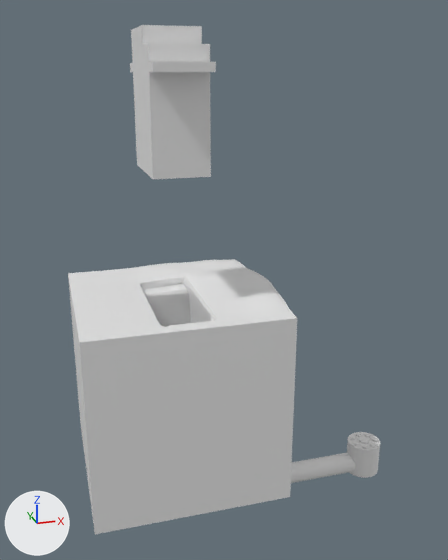
Before and after pictures for a commit that changed the Blender file myFile.groovy.blend.
The view is the same before and after, from a camera (50 mm lens) standing at (-0.0291, -0.1504, 0.1197) and looking at (0.015, 0.0024, 0.0665). Lighting does not change. The marker at lower left points along +X, +Y and +Z.

The first picture shows 'TheCube8017465661209772893.stl6456631590119552560', 'hobbyServo-mg92b5698317622410645629.stl1488660053531072474', 'upperArm8507293704927334239.stl6159636480710919651'.
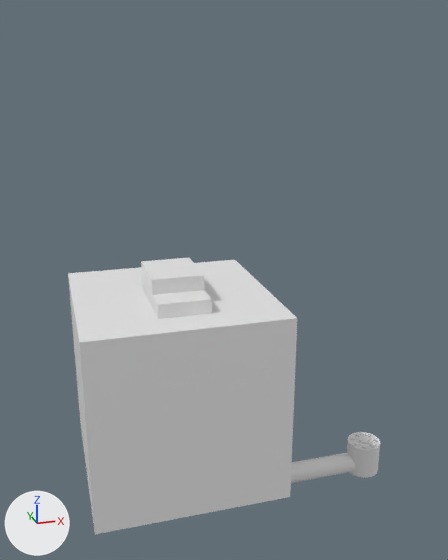
Location of each change, [x1, y1, x2, y2] in pixels of the pictures (448 x 560 px):
'TheCube8017465661209772893.stl6456631590119552560', reshaped: before [68, 259, 297, 534]; after [68, 260, 297, 534]
'hobbyServo-mg92b5698317622410645629.stl1488660053531072474', moved: before [130, 25, 216, 179]; after [140, 258, 216, 326]
part 1 of me_thecube8017465661209772893_stl6456631590119552560, cut back: before [125, 259, 296, 330]; after [125, 260, 235, 330]

What the commit changed:
me_thecube8017465661209772893_stl6456631590119552560 is used by ob_thecube8017465661209772893_stl6456631590119552560; location (0.0, 0.0, 0.04).
me_thecube8017465661209772893_stl6456631590119552560 had 17368 vertices, 17366 faces and spanned x -0.025..0.0271, y -0.025..0.0256, z -0.025..0.0274.
me_thecube8017465661209772893_stl6456631590119552560 now has 36 vertices, 56 faces and spans x -0.025..0.025, y -0.025..0.025, z -0.025..0.025.
me_thecube8017465661209772893_stl6456631590119552560 part 1: 17354 vertices removed from x -0.025..0.0271, y -0.025..0.0256, z -0.025..0.0274; 22 vertices added at x -0.0065..0.0065, y -0.021..0.025, z -0.025..0.025.
Object 'hobbyServo-mg92b5698317622410645629.stl1488660053531072474' (ob_hobbyservo_mg92b5698317622410645629_stl1488660053531072474) moves from (0.0, -0.005, 0.1134) to (0.0, -0.005, 0.0566).
